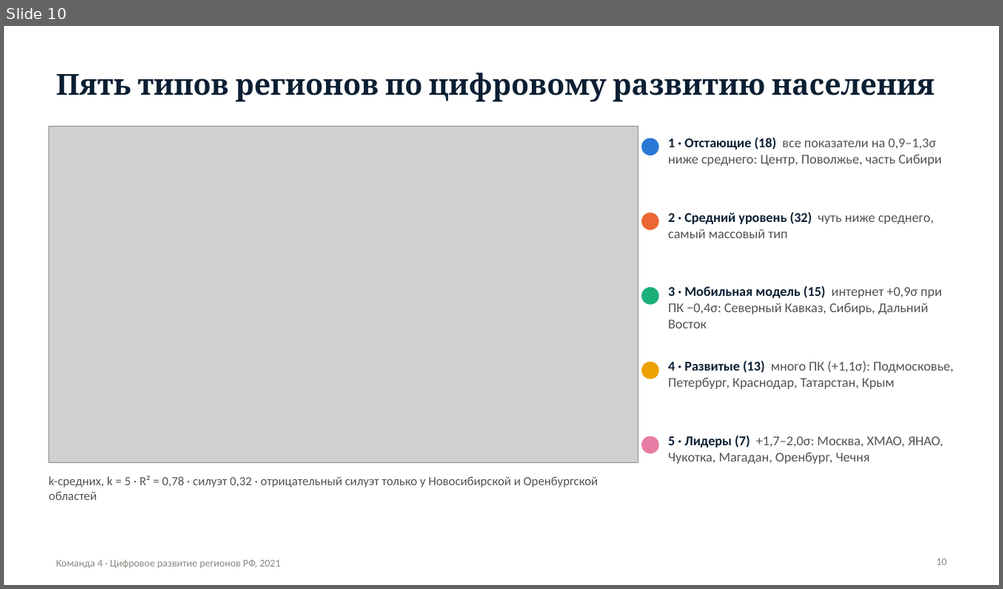
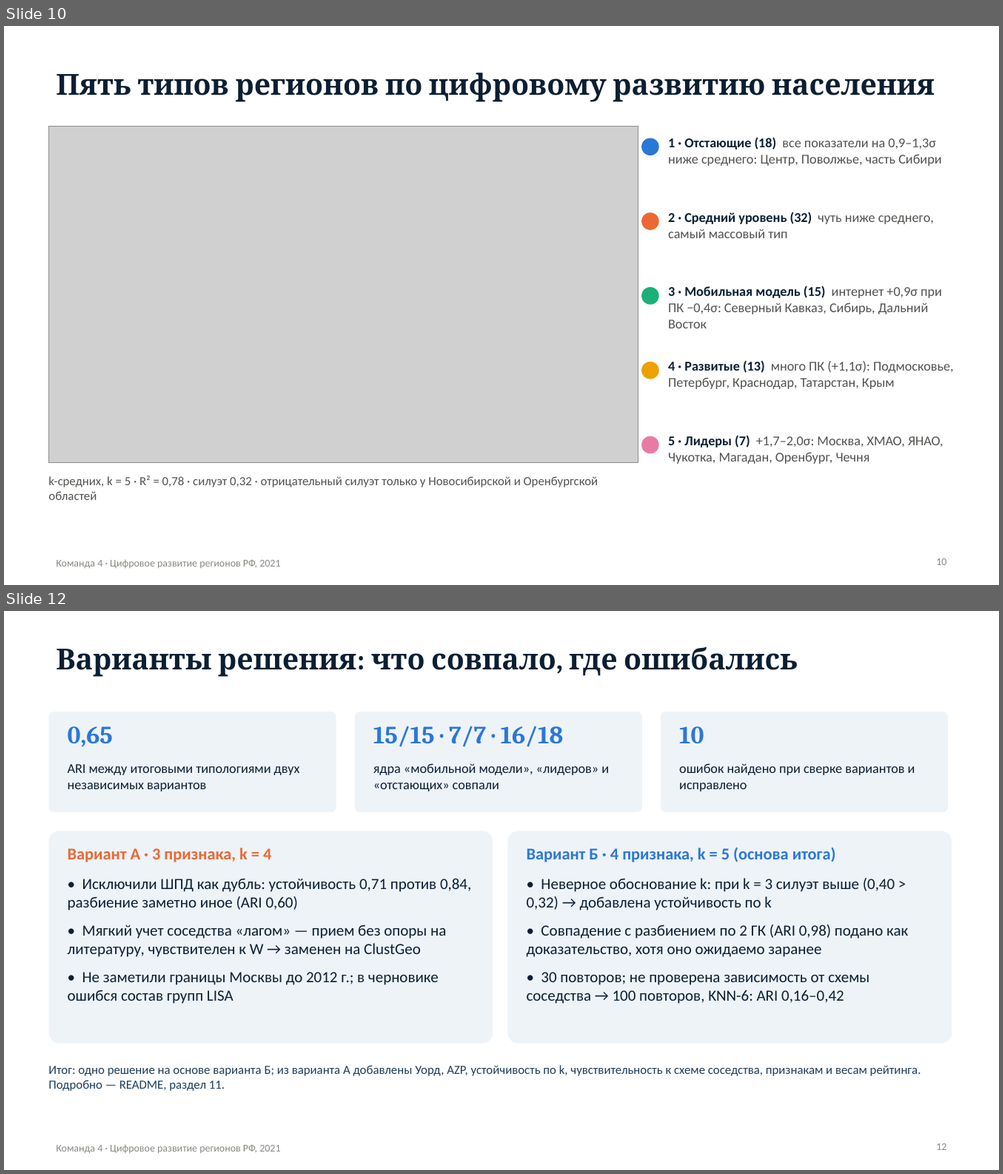
Before and after one commit to MKudryash/regions_collection, a slide deck: presentation/team4_digital_regions_2021.pptx. Shown one above the other, each under a label of ours: slide 10 before the commit, slides 10 and 12 after it; the slides between them are not shown. The pictures are 1003x589 and 1003x1174 pixels, drawn with LibreOffice and Linux fonts; fonts in the diff are those of the drawing; grey boxes stand for pictures. Boxes give left, top, right and bottom in pixels: in the first picture for what was removed or moved away, otherwise in the second. Text is boxed around its words. In the diff, an @@ line names an element or a change of style, - is before the commit and + after.

```diff
--- a/presentation/team4_digital_regions_2021.pptx
+++ b/presentation/team4_digital_regions_2021.pptx
@@ slide 12 added at <box>4,611,999,1170</box>, background #FFFFFF; not listed: 1 template element that a slide beside it also shows @@
@@ title added at <box>56,647,797,677</box>, 28 pt, text #0B1F33, bold @@
+Варианты решения: что совпало, где ошибались
@@ rounded rectangle added at <box>48,712,336,812</box>, fill #EEF3F8 @@
@@ rounded rectangle added at <box>355,712,642,812</box>, fill #EEF3F8 @@
@@ rounded rectangle added at <box>660,712,948,812</box>, fill #EEF3F8 @@
@@ text added at <box>68,726,113,747</box>, 24 pt, text #2A78D6, bold @@
+0,65
@@ text added at <box>373,726,563,747</box>, 24 pt, text #2A78D6, bold @@
+15/15 · 7/7 · 16/18
@@ text added at <box>679,726,703,744</box>, 24 pt, text #2A78D6, bold @@
+10
@@ text added at <box>68,764,300,792</box>, 13 pt, text #0B1F33 @@
+ARI между итоговыми типологиями двух независимых вариантов
@@ text added at <box>373,763,609,792</box>, 13 pt, text #0B1F33 @@
+ядра «мобильной модели», «лидеров» и «отстающих» совпали
@@ text added at <box>679,763,915,792</box>, 13 pt, text #0B1F33 @@
+ошибок найдено при сверке вариантов и исправлено
@@ rounded rectangle added at <box>48,831,492,1044</box>, fill #EEF3F8 @@
@@ rounded rectangle added at <box>508,831,951,1044</box>, fill #EEF3F8 @@
@@ text added at <box>68,848,471,1004</box>, 15 pt, text #0B1F33 @@
+Вариант А · 3 признака, k = 4
+• Исключили ШПД как дубль: устойчивость 0,71 против 0,84, разбиение заметно иное (ARI 0,60)
+• Мягкий учет соседства «лагом» — прием без опоры на литературу, чувствителен к W → заменен на ClustGeo
+• Не заметили границы Москвы до 2012 г.; в черновике ошибся состав групп LISA
@@ text added at <box>526,847,908,1004</box>, 15 pt, text #0B1F33 @@
+Вариант Б · 4 признака, k = 5 (основа итога)
+• Неверное обоснование k: при k = 3 силуэт выше (0,40 > 0,32) → добавлена устойчивость по k
+• Совпадение с разбиением по 2 ГК (ARI 0,98) подано как доказательство, хотя оно ожидаемо заранее
+• 30 повторов; не проверена зависимость от схемы соседства → 100 повторов, KNN-6: ARI 0,16–0,42
@@ text added at <box>48,1065,921,1091</box>, 12 pt, text #1C3D5A @@
+Итог: одно решение на основе варианта Б; из варианта А добавлены Уорд, AZP, устойчивость по k, чувствительность к схеме соседства, признакам и весам рейтинга. Подробно — README, раздел 11.
@@ page number added at <box>936,1144,946,1150</box>, 10 pt, text #898781 @@
+12
```
Also in this commit, not shown: 7 slides changed, 48 other files.
